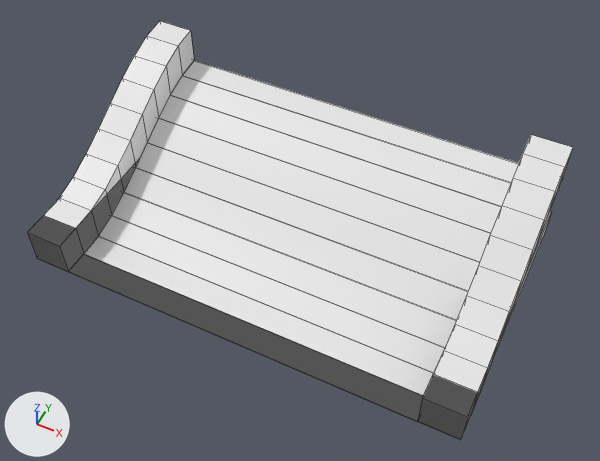
The Blender file Content/Geometry/Meshes/Course_parts/Finish/Circular.blend, before and after one commit.
One viewpoint serves both versions: a camera (50 mm lens) standing at (2.72, -6.63, 6.9) and looking at (0.12, -1.44, 0.4). Every picture has the same lights, and +X, +Y and +Z are marked at lower left. Mesh edges are drawn as thin lines. The same objects are shown in both versions, whatever each file hides. Objects named as collision shapes, trigger or cutter boxes, shadow casters or lower levels of detail are left out.

Names of what the first picture shows: 'Steep', 'Straight'.
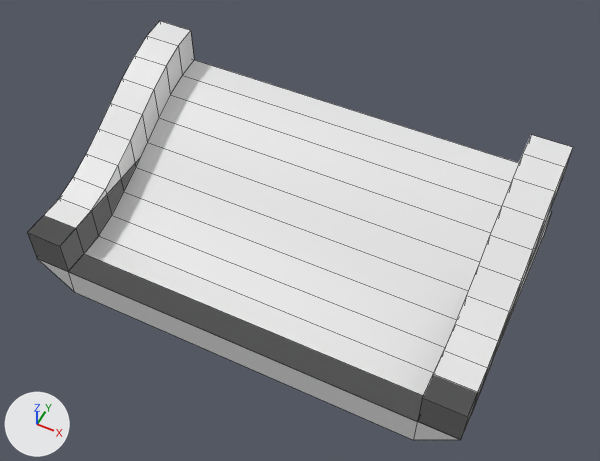
Changed parts and their boxes [x1, y1, x2, y2] in the pictures (600 x 461 px; the box of a moved part takes in the faces that stretch with it):
part 1 of me_cube_009, moved or reshaped
    before: [37, 258, 461, 440]
    after: [37, 258, 459, 440]

What the commit changed:
me_cube_009 is used by ob_steep; location (0.0, -1.323, 0.211); scale (0.21, 1.37, 0.21).
me_cube_009 had 132 vertices, 130 faces and spanned x -11.5..11.5, y -1.0..1.0, z -1.0..5.4.
me_cube_009 now has 132 vertices, 130 faces and spans x -11.5..11.5, y -1.0..1.0, z -2.7..5.4.
me_cube_009 part 1: 22 of the vertices in x -9.5..9.5, y -1.0..1.0, z -1.0..3.4 are moved by (0.0, 0.0, -1.7).
